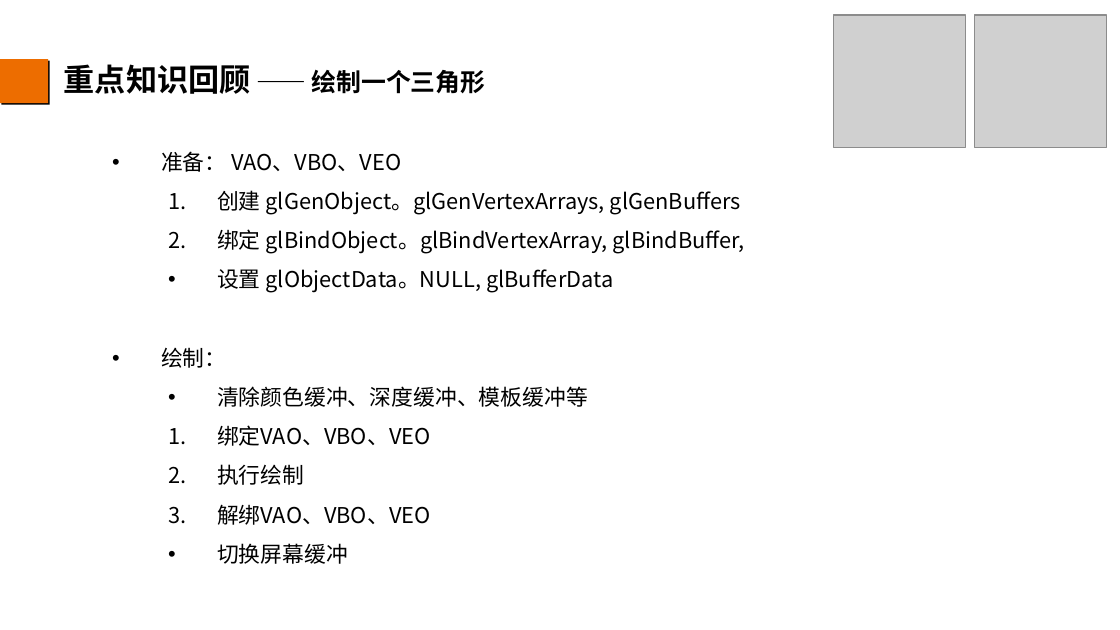
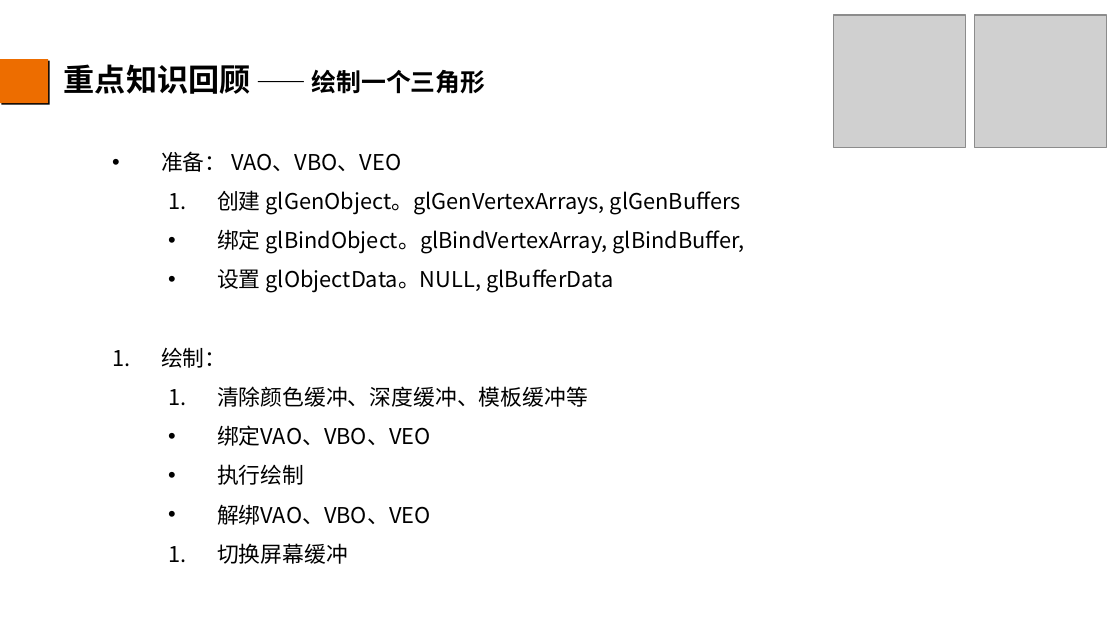
Before and after one commit to Jnnes/HelloOpengl, a slide deck: slide 8 of 总结.ppt. Drawn at 1120x630 pixels with LibreOffice and Linux fonts; fonts in the diff are those of the drawing; grey boxes stand for pictures; background and template pictures are left out. Boxes give left, top, right and bottom in pixels: in the first picture for what was removed or moved away, otherwise in the second. Text is boxed around its words. In the diff, an @@ line names an element or a change of style, - is before the commit and + after.

```diff
--- a/总结.ppt
+++ b/总结.ppt
@@ text at box(161, 229, 745, 564): bullet 1. to •; bullet • to 1. @@
```
Also in this commit, not shown: 4 other slides changed, 1 slide removed, 2 other files.
